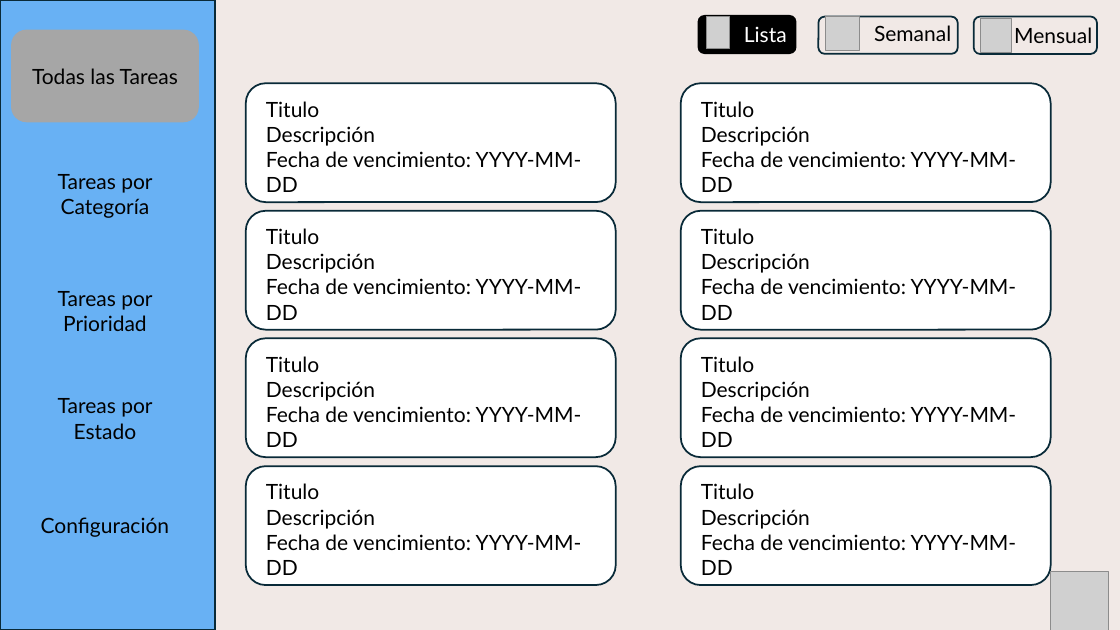
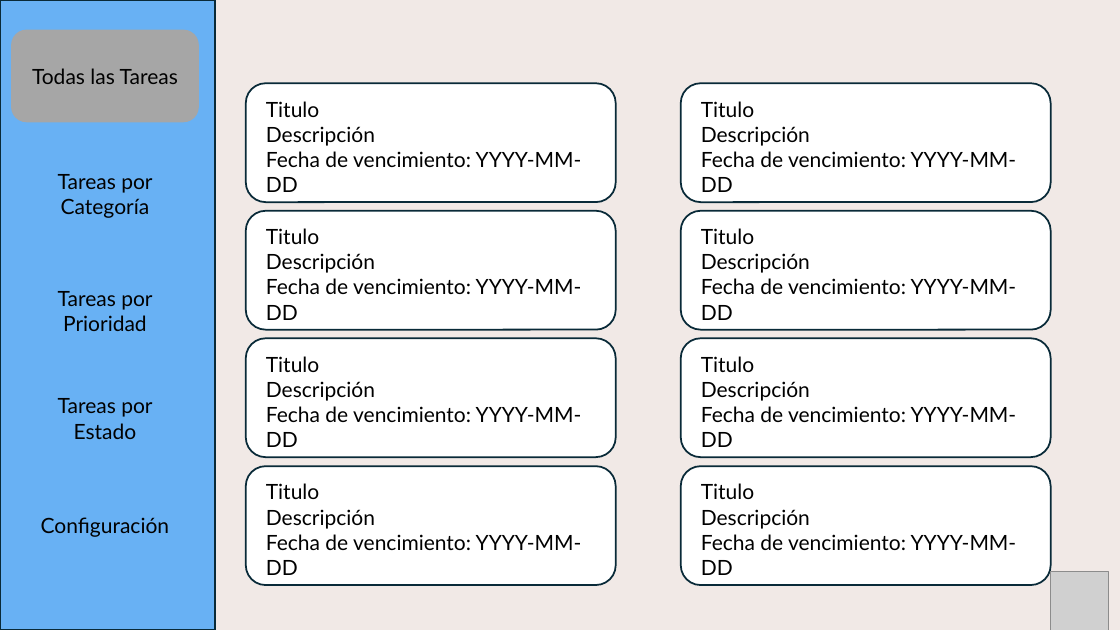
Before and after one commit to Craos6518/Proyecto_To_Do_list_TMS-2024-2, a slide deck: slide 2 of Documentación/Pantalla/Panrtallas.pptx. Drawn at 1120x630 pixels with LibreOffice and Linux fonts; fonts in the diff are those of the drawing; grey boxes stand for pictures. Boxes give left, top, right and bottom in pixels: in the first picture for what was removed or moved away, otherwise in the second. Text is boxed around its words. In the diff, an @@ line names an element or a change of style, - is before the commit and + after.

```diff
--- a/Documentación/Pantalla/Panrtallas.pptx
+++ b/Documentación/Pantalla/Panrtallas.pptx
@@ group removed at [699,16,1097,54]: 3 rounded rectangles, 3 pictures, 3 texts @@
-Lista
-Semanal
-Mensual
```
Also in this commit, not shown: 2 other slides changed, 4 slides removed, 6 other files.
